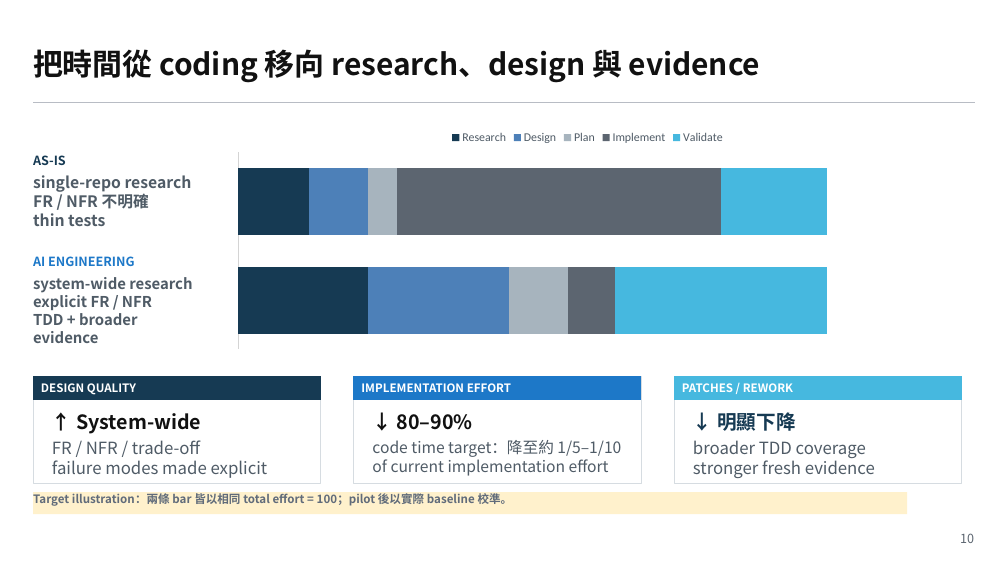
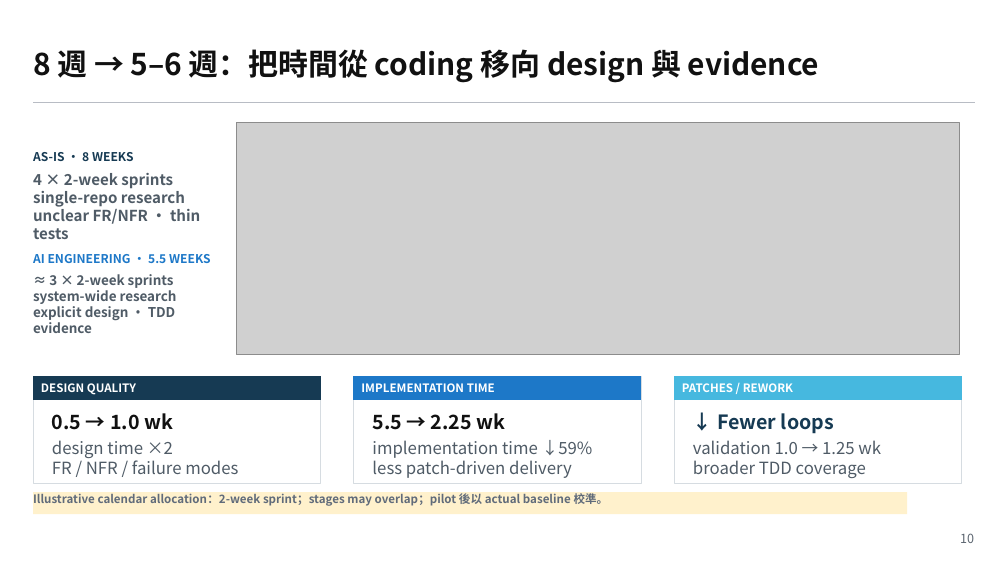
Before and after one commit to yschiang/ai_engineering, a slide deck: slide 10 of presentation/06_Training_Presentation.pptx. Drawn at 1008x567 pixels with LibreOffice and Linux fonts; fonts in the diff are those of the drawing; grey boxes stand for pictures. Boxes give left, top, right and bottom in pixels: in the first picture for what was removed or moved away, otherwise in the second. Text is boxed around its words. In the diff, an @@ line names an element or a change of style, - is before the commit and + after.

Commit message:
Refine AI Engineering cycle-time target

```diff
--- a/presentation/06_Training_Presentation.pptx
+++ b/presentation/06_Training_Presentation.pptx
@@ text at (33,49,819,83): text changed @@
-把時間從 coding 移向 research、design 與 evidence
+8 週 → 5–6 週：把時間從 coding 移向 design 與 evidence
@@ bar stacked chart removed at (216,122,959,354) @@
-categories:  ,   
-Research: 40, 22
-Design: 44, 18
-Plan: 18, 9
-Implement: 15, 100
-Validate: 65, 33
@@ picture added at (237,122,960,354) @@
@@ text at (33,152,134,161): text changed; size 12 to 11.5 pt @@
-AS-IS
+AS-IS · 8 WEEKS
@@ text at (33,173,173,189): paragraph added @@
+4 × 2-week sprints
@@ text at (33,206,200,224): text changed; size 15 to 14.4 pt @@
-FR / NFR 不明確
-thin tests
+unclear FR/NFR · thin tests
@@ text at (33,188,185,207): size 15 to 14.4 pt in "single-repo research" @@
@@ text at (33,254,211,263): text changed; size 12 to 11.5 pt @@
-AI ENGINEERING
+AI ENGINEERING · 5.5 WEEKS
@@ text at (33,287,177,304): size 14.2 to 12.8 pt in "system-wide research" @@
@@ text at (49,274,174,288): paragraph added @@
+≈ 3 × 2-week sprints
@@ text at (33,303,176,333): text changed; size 14.2 to 12.8 pt @@
-explicit FR / NFR
-TDD + broader evidence
+explicit design · TDD evidence
@@ text at (361,383,495,392): text changed @@
-IMPLEMENTATION EFFORT
+IMPLEMENTATION TIME
@@ text at (52,413,173,430): text changed @@
-↑ System-wide
+0.5 → 1.0 wk
@@ text at (372,413,505,430): text changed @@
-↓ 80–90%
+5.5 → 2.25 wk
@@ text at (717,413,834,434): text changed @@
-↓ 明顯下降
+↓ Fewer loops
@@ text at (52,440,238,474): text changed @@
-FR / NFR / trade-off
-failure modes made explicit
+design time ×2
+FR / NFR / failure modes
@@ text at (372,440,593,478): text changed; size 15 to 16 pt @@
-code time target：降至約 1/5–1/10
-of current implementation effort
+implementation time ↓59%
+less patch-driven delivery
@@ text at (693,440,881,454): paragraph added @@
+validation 1.0 → 1.25 wk
@@ text at (693,457,875,478): paragraph removed @@
-stronger fresh evidence
@@ text in rectangle at (33,491,609,506): text changed @@
-Target illustration：兩條 bar 皆以相同 total effort = 100；pilot 後以實際 baseline 校準。
+Illustrative calendar allocation：2-week sprint；stages may overlap；pilot 後以 actual baseline 校準。
```
Also in this commit, not shown: 1 other slide changed, 3 other files.
